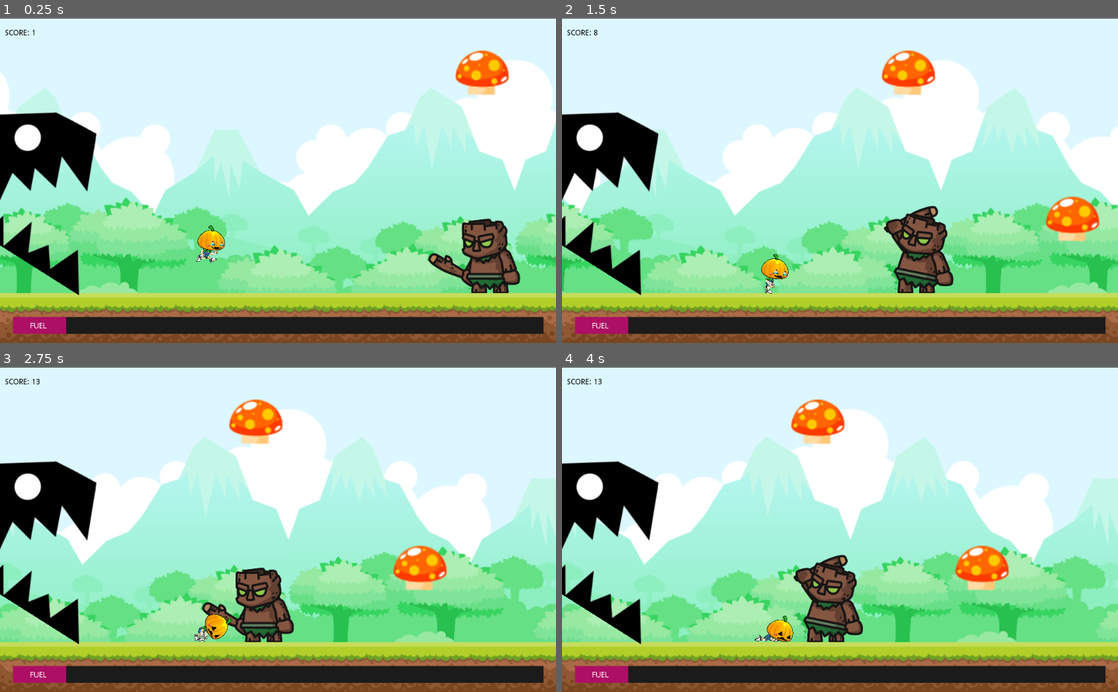
Above: before the commit, frames 1-4 (two rows, left to right).
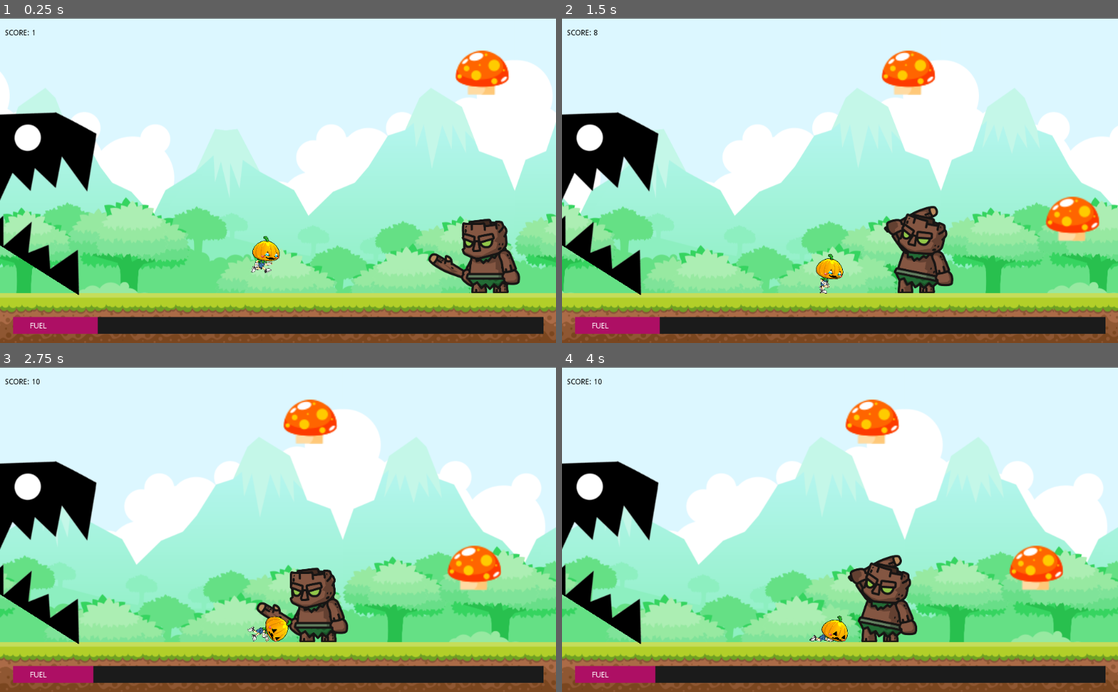
Above: after the commit, the same moments.

Repository: erick29496/godotGame
Game: Godot game, scene res://scenes/Game.tscn
The game is run twice, just before and just after one commit, with the same random seed, the same clock (stepped at 60 frames per second) and the same inputs.
Inputs:
- Up to frame 1 (0.25 s): no input
- Up to frame 2 (1.5 s): tap Space (ui_select) at 0.77 s
- Up to frame 3 (2.75 s): tap Space (ui_select) at 1.52 s
- Up to frame 4 (4 s): tap Space (ui_select) at 3.02, 3.77 s

The runs differ from the first frame. In frame 1, 1.0% of the frame differs, in the area x 11-51%, y 63-98%; in frame 2, 1.0%; in frame 3, 33%; in frame 4, 34%, in the area x 0-100%, y 3-98%.

Commit message:
Add walls

Diff:
--- a/game/project.godot
+++ b/game/project.godot
@@ -19,6 +19,10 @@
 run/main_scene="res://scenes/Game.tscn"
 config/icon="res://icon.png"
 
+[display]
+
+window/size/resizable=false
+
 [rendering]
 
 environment/default_environment="res://default_env.tres"
--- a/game/scenes/Fuel.tscn
+++ b/game/scenes/Fuel.tscn
@@ -7,7 +7,7 @@
 radius = 29.8
 
 [node name="Area2D" type="Area2D"]
-position = Vector2( 173.684, 89.4737 )
+position = Vector2( 3.1577, -1.05262 )
 collision_layer = 2
 script = ExtResource( 2 )
 __meta__ = {
--- a/game/scenes/FuelBar.tscn
+++ b/game/scenes/FuelBar.tscn
@@ -15,7 +15,7 @@
 [node name="FuelUnder" type="TextureProgress" parent="."]
 margin_right = 40.0
 margin_bottom = 40.0
-max_value = 1000.0
+max_value = 500.0
 value = 100.0
 texture_under = ExtResource( 3 )
 tint_progress = Color( 0.00784314, 0.670588, 0.992157, 1 )
@@ -26,7 +26,7 @@
 [node name="FuelOver" type="TextureProgress" parent="."]
 margin_right = 40.0
 margin_bottom = 40.0
-max_value = 1000.0
+max_value = 500.0
 value = 100.0
 texture_progress = ExtResource( 4 )
 tint_progress = Color( 1, 0.0901961, 0.580392, 1 )
--- a/game/scenes/Game.tscn
+++ b/game/scenes/Game.tscn
@@ -13,12 +13,14 @@
 [ext_resource path="res://scenes/Map.tscn" type="PackedScene" id=11]
 [ext_resource path="res://scenes/Map2.tscn" type="PackedScene" id=12]
 [ext_resource path="res://assets/Monstruo.png" type="Texture" id=13]
+[ext_resource path="res://scenes/Wall.tscn" type="PackedScene" id=14]
+[ext_resource path="res://scripts/Obstacles.gd" type="Script" id=15]
 
 [node name="Game" type="Node"]
 script = ExtResource( 9 )
 
 [node name="Player" parent="." instance=ExtResource( 1 )]
-position = Vector2( 252.876, 320.007 )
+position = Vector2( 353.736, 339.528 )
 z_index = 1
 
 [node name="Camera2D" type="Camera2D" parent="."]
@@ -105,7 +107,7 @@
 script = ExtResource( 10 )
 maps = [ ExtResource( 11 ), ExtResource( 12 ) ]
 
-[node name="TileMap" type="TileMap" parent="."]
+[node name="TileMap" type="TileMap" parent="Map"]
 tile_set = ExtResource( 6 )
 collision_layer = 8
 format = 1
@@ -113,3 +115,10 @@
 __meta__ = {
 "_edit_group_": true
 }
+
+[node name="Obstacles" type="Node2D" parent="."]
+script = ExtResource( 15 )
+obstacles = [ ExtResource( 14 ) ]
+
+[node name="Wall" parent="Obstacles" instance=ExtResource( 14 )]
+position = Vector2( 1512.9, 224.495 )
--- a/game/scenes/Player.tscn
+++ b/game/scenes/Player.tscn
@@ -41,20 +41,20 @@
 "name": "run",
 "speed": 15.0
 }, {
+"frames": [ ExtResource( 11 ), ExtResource( 17 ), ExtResource( 18 ), ExtResource( 12 ), ExtResource( 19 ), ExtResource( 15 ), ExtResource( 16 ), ExtResource( 13 ), ExtResource( 10 ), ExtResource( 14 ) ],
+"loop": true,
+"name": "jump",
+"speed": 5.0
+}, {
 "frames": [ ExtResource( 25 ), ExtResource( 22 ), ExtResource( 23 ), ExtResource( 29 ), ExtResource( 24 ), ExtResource( 20 ), ExtResource( 26 ), ExtResource( 21 ), ExtResource( 27 ), ExtResource( 28 ) ],
 "loop": true,
 "name": "die",
-"speed": 5.0
-}, {
-"frames": [ ExtResource( 11 ), ExtResource( 17 ), ExtResource( 18 ), ExtResource( 12 ), ExtResource( 19 ), ExtResource( 15 ), ExtResource( 16 ), ExtResource( 13 ), ExtResource( 10 ), ExtResource( 14 ) ],
-"loop": true,
-"name": "jump",
 "speed": 5.0
 } ]
 
 [node name="KinematicBody2D" type="KinematicBody2D"]
 position = Vector2( -19.2362, -18.291 )
-collision_mask = 15
+collision_mask = 31
 script = ExtResource( 1 )
 
 [node name="CollisionShape2D" type="CollisionShape2D" parent="."]
--- /dev/null
+++ b/game/scenes/Wall.tscn
@@ -0,0 +1,25 @@
+[gd_scene load_steps=3 format=2]
+
+[ext_resource path="res://assets/Tiles/Tile (15).png" type="Texture" id=1]
+
+[sub_resource type="RectangleShape2D" id=1]
+extents = Vector2( 39.4105, 92.2491 )
+
+[node name="StaticBody2D" type="StaticBody2D"]
+position = Vector2( -1.05266, 1.05264 )
+rotation = -6.28319
+scale = Vector2( 0.92, 1 )
+collision_layer = 16
+__meta__ = {
+"_edit_group_": true
+}
+
+[node name="Sprite" type="Sprite" parent="."]
+position = Vector2( 34.8478, -1.37241 )
+rotation = -1.5708
+scale = Vector2( 0.7, 0.6 )
+texture = ExtResource( 1 )
+
+[node name="CollisionShape2D" type="CollisionShape2D" parent="."]
+position = Vector2( -4.11331, 1.30151 )
+shape = SubResource( 1 )
--- /dev/null
+++ b/game/scripts/Obstacles.gd
@@ -0,0 +1,41 @@
+extends Node2D
+
+export(Array) var obstacles
+
+const MAX_SECONDS = 8
+var timer
+var seconds = MAX_SECONDS
+var cont = 0
+
+func _ready():
+	timer = Timer.new()
+	timer.connect("timeout",self,"_on_timer_timeout")
+	add_child(timer)
+	timer.set_wait_time(seconds)
+	timer.start()
+
+func _on_timer_timeout():
+	if get_parent().get_node("Camera2D").getSpeed() >= 220:
+		if seconds == MAX_SECONDS:
+			seconds = 2
+			timer.set_wait_time(seconds)
+		else:
+			if cont == 4:
+				seconds = MAX_SECONDS
+				cont = 0
+				timer.set_wait_time(seconds)
+			_spawn_object()
+
+func _spawn_object():
+	var index
+	var new_obstacle
+	cont += 1
+
+	index = randi()%obstacles.size()
+	new_obstacle = obstacles[index].instance()
+	new_obstacle.set_rotation(randi()%360)
+	var pos = get_parent().get_node("Camera2D").get_camera_position() + Vector2(700, 0)
+
+	pos.y = randi()%340+85
+	new_obstacle.set_position(pos)
+	add_child(new_obstacle)
--- a/game/scripts/Player.gd
+++ b/game/scripts/Player.gd
@@ -4,8 +4,8 @@
 const GRAVITY = 25
 const MAX_FALL_SPEED = 1000
 const LIMIT_Y = 25
-const FUEL = 100
-const MAX_FUEL = 1000
+const FUEL = 80
+const MAX_FUEL = 500
 
 onready var sprite = $AnimatedSprite
 
Binary file added: game/assets/Tiles/Tile (15).png
Not shown, added: game/assets/Tiles/Tile (15).png.import
Not shown: 1 places in game/scenes/Game.tscn that only renumber resources
